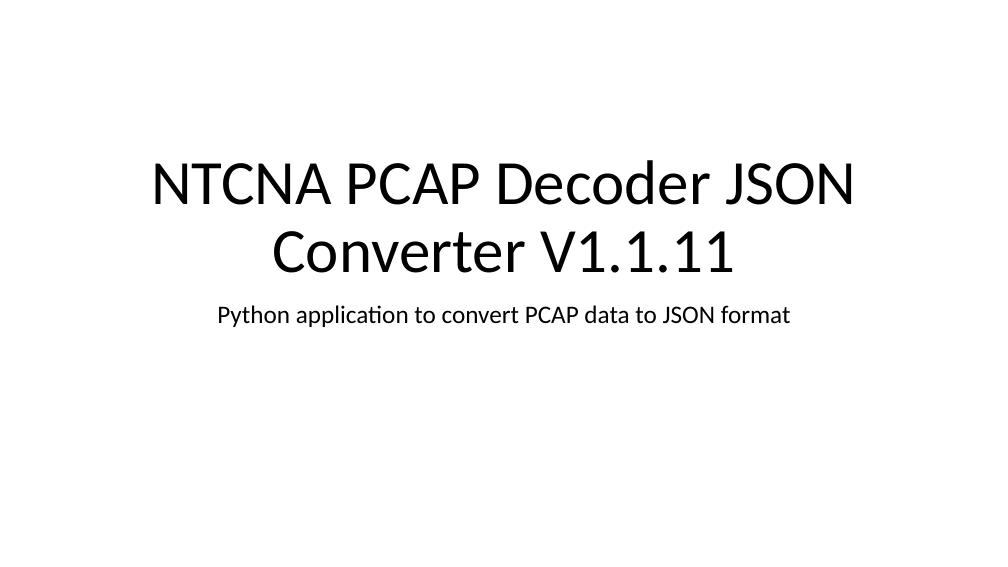
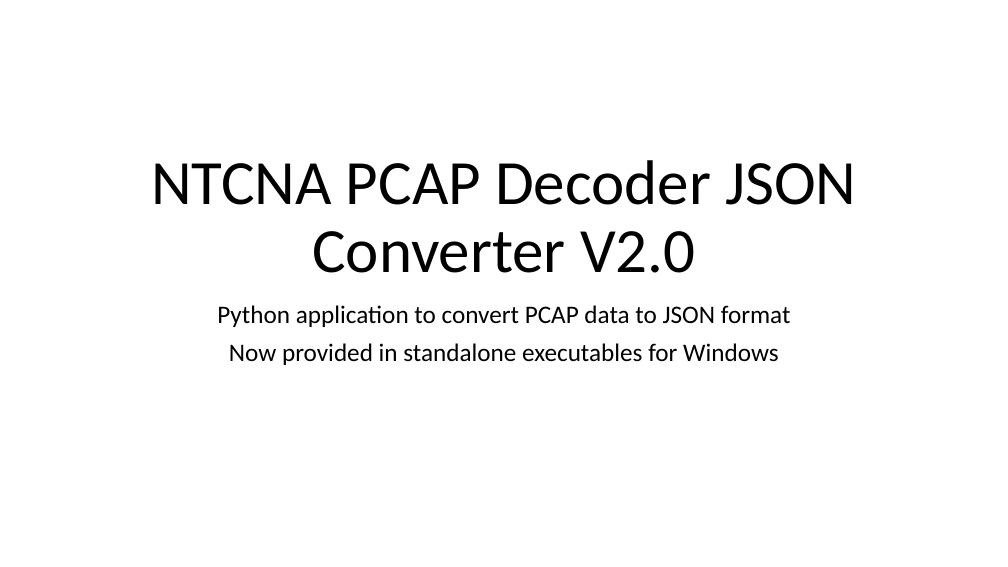
Before and after one commit to nprobert/j2735_tools, a slide deck: slide 1 of docs/NTCNA PCAP Decoder JSON Converter.pptx. Drawn at 1008x567 pixels with LibreOffice and Linux fonts; fonts in the diff are those of the drawing. Boxes give left, top, right and bottom in pixels: in the first picture for what was removed or moved away, otherwise in the second. Text is boxed around its words. In the diff, an @@ line names an element or a change of style, - is before the commit and + after.

```diff
--- a/docs/NTCNA PCAP Decoder JSON Converter.pptx
+++ b/docs/NTCNA PCAP Decoder JSON Converter.pptx
@@ title at bbox=[151, 160, 856, 273]: text changed @@
-NTCNA PCAP Decoder JSON Converter V1.1.11
+NTCNA PCAP Decoder JSON Converter V2.0
@@ subtitle at bbox=[229, 343, 778, 365]: paragraph added @@
+Now provided in standalone executables for Windows
```
Also in this commit, not shown: 13 other slides changed, 6 other files.
